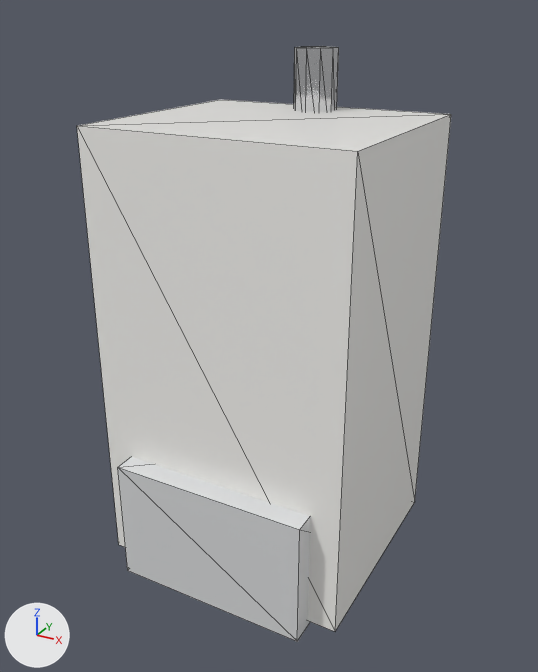
Before and after pictures for a commit that changed the glTF model public/models/authoring/plumbing-urinal.glb.
Both versions are drawn from a 50 mm lens placed at (0.461, -0.951, 1.388), pointed at (0.0, -0.112, 0.968). The lights are fixed; the arrows at lower left show +X, +Y and +Z. The older version comes first. Mesh edges are drawn as thin lines. Where no turn or scale is listed for an object, it has been applied to the vertices. Vertices at exactly the same position are counted once.

The older version as bpy lines, for what is in view:
```python
me_body = bpy.data.meshes.new('Body')
me_body.from_pydata(...)  # a box spanning x -0.18..0.18, y -0.26..0.06, z 0.64..1.26
me_body.materials.append(mat_a_ceramic)  # white #f8f7f3
me_bowl = bpy.data.meshes.new('Bowl')
me_bowl.from_pydata(...)  # a box spanning x -0.14..0.14, y -0.29..-0.07, z 0.63..0.81
me_bowl.materials.append(mat_a_ceramicgrey)  # light grey #dddedf
me_flush = bpy.data.meshes.new('Flush')
me_flush.from_pydata(...)  # a 10-sided cylinder along z spanning x -0.0285..0.0285, y -0.01..0.05, z 1.22..1.34
me_flush.materials.append(mat_a_chrome)  # white #eaebed
ob_body = bpy.data.objects.new('Body', me_body)
ob_body.location = (0.0, 0.0, 0.0)
ob_bowl = bpy.data.objects.new('Bowl', me_bowl)
ob_bowl.location = (0.0, 0.0, 0.0)
ob_flush = bpy.data.objects.new('Flush', me_flush)
ob_flush.location = (0.0, 0.0, 0.0)
```
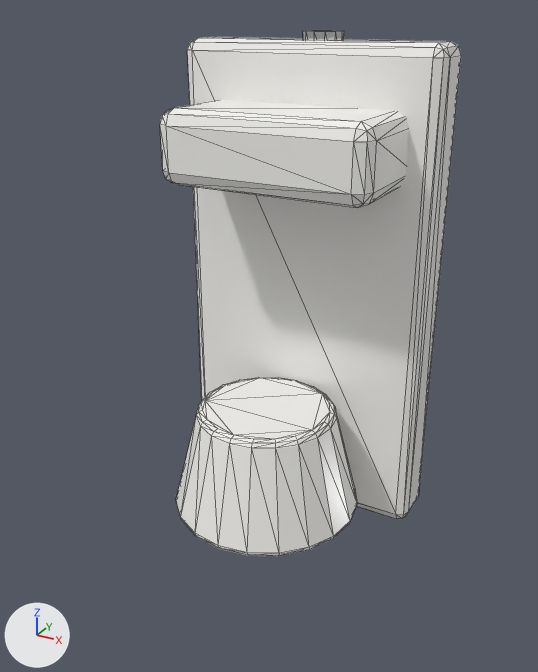
Boxes (x1, y1, x2, y2) around the edits, measured in the pictures (538 x 672 px):
'Body', deleted: before (77, 99, 451, 631)
'Back.001', added: after (187, 37, 461, 519)
'Bowl', reshaped: before (118, 457, 311, 642); after (176, 377, 357, 556)
'Hood.001', added: after (160, 100, 409, 207)
'Flush', reshaped: before (294, 46, 339, 112); after (303, 30, 344, 40)

Edits to the bpy script that builds the scene:
```text
Change me_bowl:
    used by ob_bowl; location = (0.0, 0.0, 0.0)
    remove me_bowl.from_pydata(...)  # 8 vertices, 12 faces; spans x -0.14..0.14, y -0.29..-0.07, z 0.63..0.81
    remove me_bowl.materials.append(mat_a_ceramicgrey)  # light grey #dddedf
    add me_bowl.from_pydata(...)  # 120 vertices, 236 faces; spans x -0.138..0.138, y -0.258..0.018, z 0.7..0.86
    me_bowl part 1: the whole mesh is rebuilt
    add me_bowl.materials.append(mat_a_ceramic)  # white #f8f7f3
Change me_flush:
    used by ob_flush; location = (0.0, 0.0, 0.0)
    remove me_flush.from_pydata(...)  # 20 vertices, 36 faces; spans x -0.0285..0.0285, y -0.01..0.05, z 1.22..1.34
    add me_flush.from_pydata(...)  # 24 vertices, 44 faces; spans x -0.028..0.028, y 0.012..0.068, z 1.32..1.36
    me_flush part 2: the whole mesh is rebuilt
Add me_hood_003:
    me_hood_003.from_pydata(...)  # 56 vertices, 108 faces; spans x -0.15..0.15, y -0.15..0.03, z 1.17..1.27
    me_hood_003.materials.append(mat_a_ceramic)  # white #f8f7f3
Add me_back_002:
    me_back_002.from_pydata(...)  # 56 vertices, 108 faces; spans x -0.19..0.19, y -0.02..0.06, z 0.65..1.35
    me_back_002.materials.append(mat_a_ceramic)  # white #f8f7f3
Remove ob_body:
    ob_body = bpy.data.objects.new('Body', me_body)
    ob_body.location = (0.0, 0.0, 0.0)
Add ob_hood_001:
    ob_hood_001 = bpy.data.objects.new('Hood.001', me_hood_003)
    ob_hood_001.location = (0.0, 0.0, 0.0)
Add ob_back_001:
    ob_back_001 = bpy.data.objects.new('Back.001', me_back_002)
    ob_back_001.location = (0.0, 0.0, 0.0)
```
